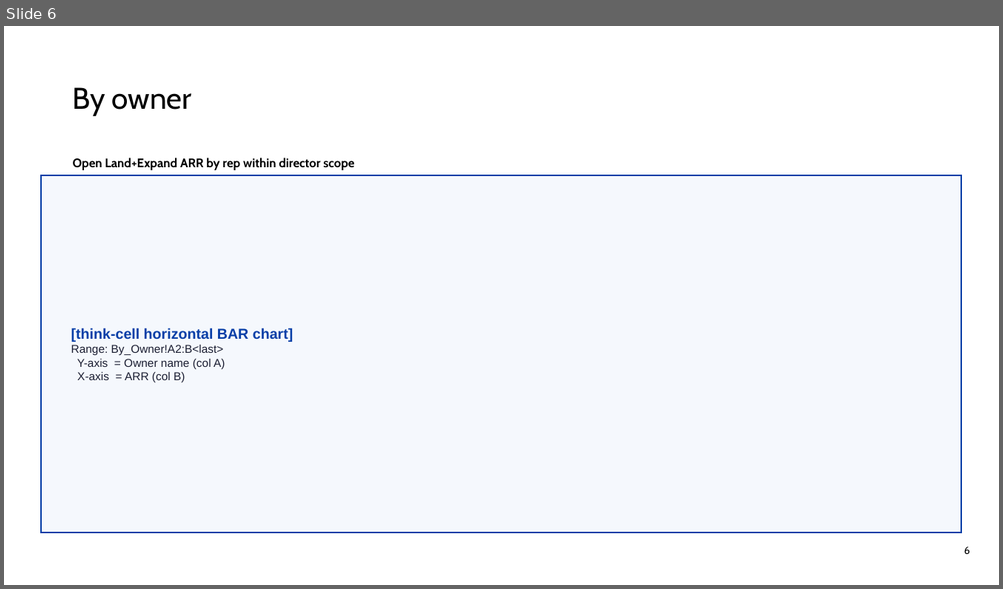
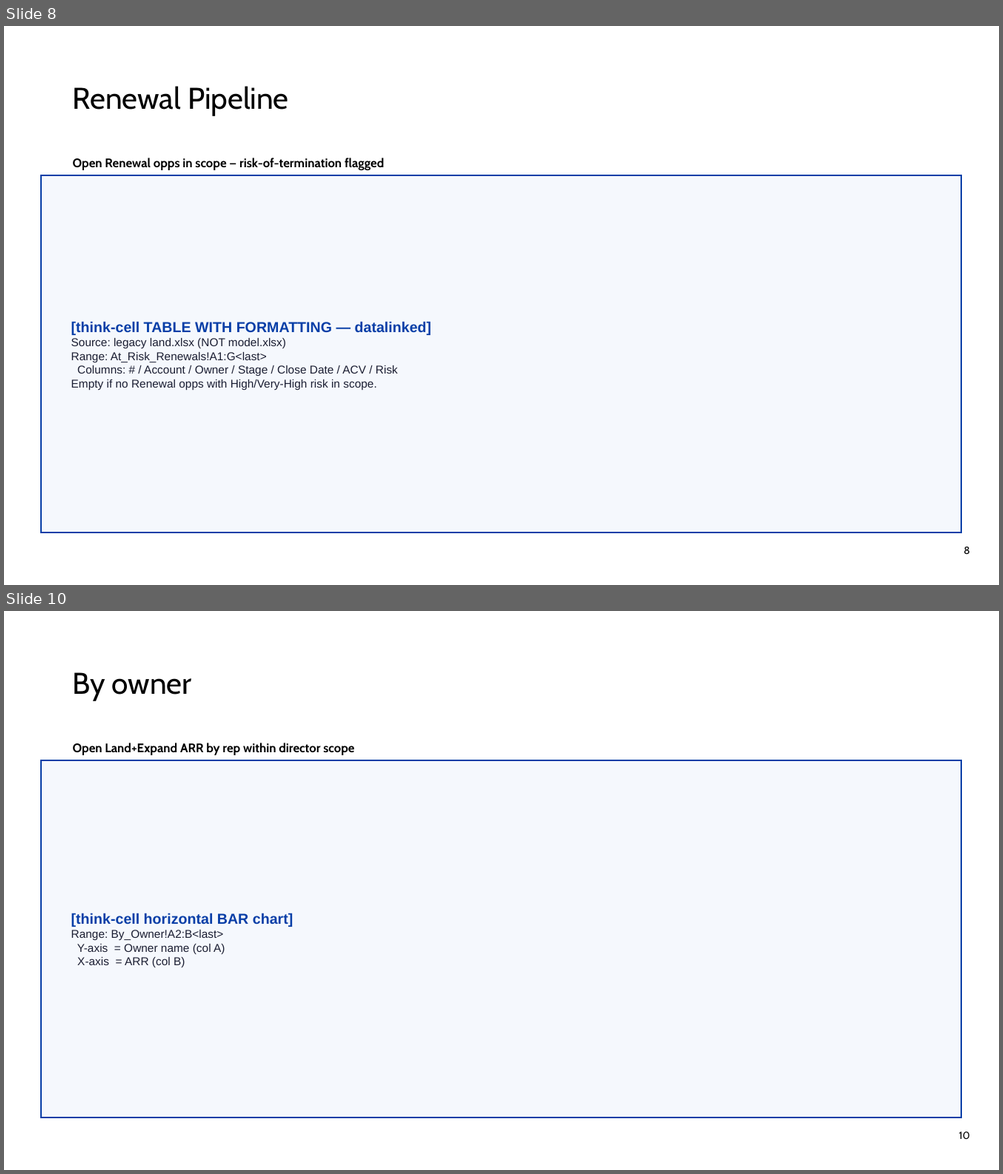
Before and after one commit to Andre-Profitt/sales-ops-copilot, a slide deck: assets/LAND_template.pptx. Shown one above the other, each under a label of ours: slide 6 before the commit, slides 8 and 10 after it; the slides between them are not shown. The pictures are 1003x589 and 1003x1174 pixels, drawn with LibreOffice and Linux fonts; fonts in the diff are those of the drawing; background and template pictures are left out. Boxes give left, top, right and bottom in pixels: in the first picture for what was removed or moved away, otherwise in the second. Text is boxed around its words. In the diff, an @@ line names an element or a change of style, - is before the commit and + after.

```diff
--- a/assets/LAND_template.pptx
+++ b/assets/LAND_template.pptx
@@ slide 8 added at (x1=4, y1=26, x2=999, y2=585), background #FFFFFF; not listed: 1 template element that a slide beside it also shows @@
@@ text added at (x1=73, y1=86, x2=289, y2=116), 29 pt, text #000000 @@
+Renewal Pipeline
@@ text added at (x1=73, y1=158, x2=384, y2=170), 12 pt, text #000000, bold @@
+Open Renewal opps in scope — risk-of-termination flagged
@@ rectangle added at (x1=41, y1=175, x2=962, y2=534), fill #F5F8FD, outline #083EA7 1.5 pt, 11 pt, text #1A1D31 @@
+[think-cell TABLE WITH FORMATTING — datalinked]
+Source: legacy land.xlsx (NOT model.xlsx)
+Range: At_Risk_Renewals!A1:G<last>
+Columns: # / Account / Owner / Stage / Close Date / ACV / Risk
+Empty if no Renewal opps with High/Very-High risk in scope.
@@ what was slide 6 is now slide 10 @@
@@ page number at (x1=959, y1=1132, x2=970, y2=1139): text changed @@
-6
+10
```
Also in this commit, not shown: 4 other slides added, 1 slide removed, 2 other files.
